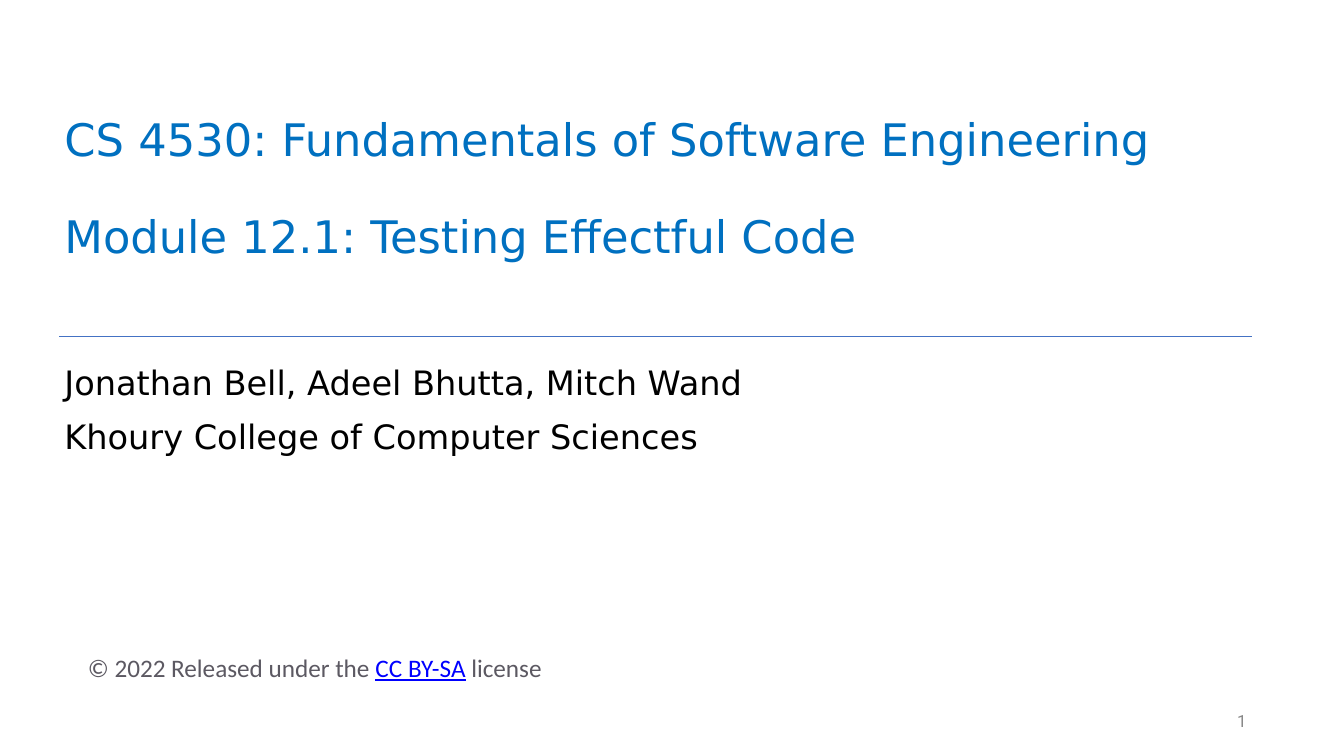
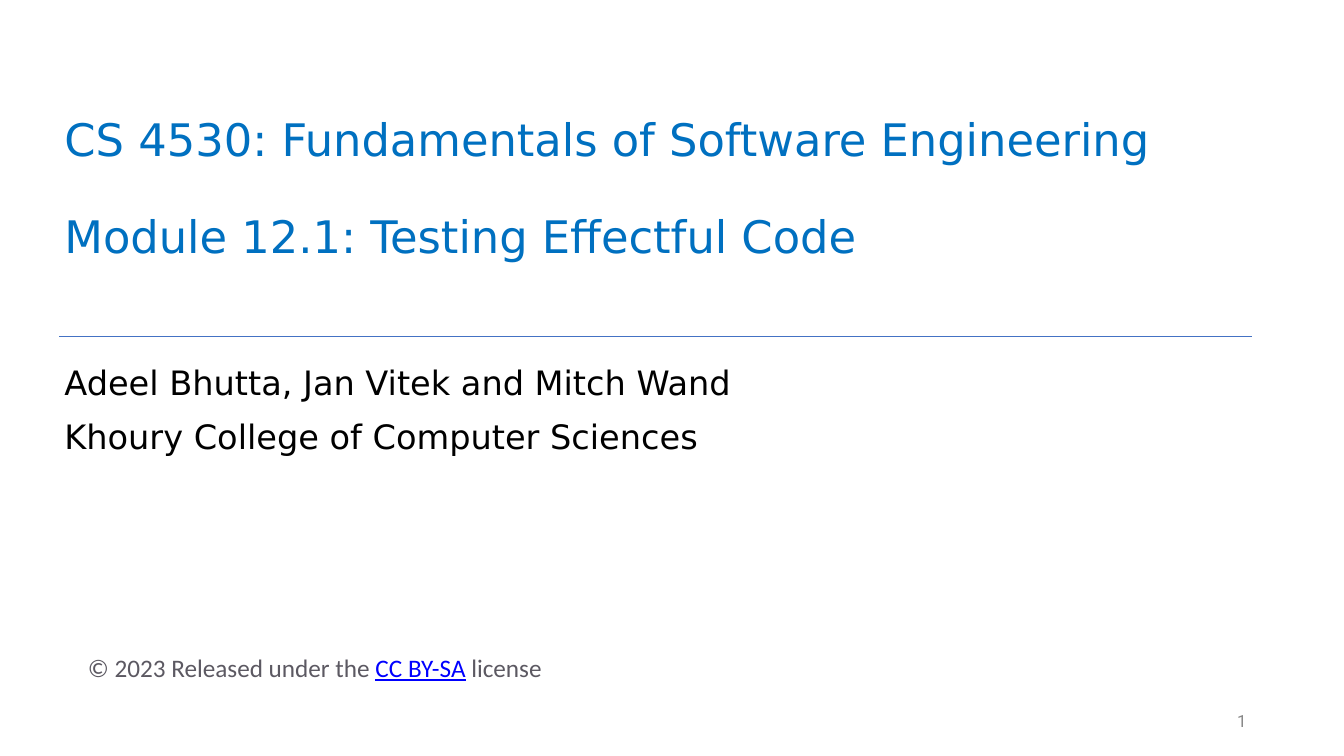
Before and after one commit to neu-se/CS4530-Spring-2023, a slide deck: slide 1 of Slides/Module 12.1 Testing Effectful Code.pptx. Drawn at 1344x756 pixels with LibreOffice and Linux fonts; fonts in the diff are those of the drawing. Boxes give left, top, right and bottom in pixels: in the first picture for what was removed or moved away, otherwise in the second. Text is boxed around its words. In the diff, an @@ line names an element or a change of style, - is before the commit and + after.

```diff
--- a/Slides/Module 12.1 Testing Effectful Code.pptx
+++ b/Slides/Module 12.1 Testing Effectful Code.pptx
@@ subtitle at bbox=[64, 369, 731, 402]: text changed @@
-Jonathan Bell, Adeel Bhutta, Mitch Wand
+Adeel Bhutta, Jan Vitek and Mitch Wand
@@ text at bbox=[115, 659, 541, 681]: text changed @@
-© 2022 Released under the CC BY-SA license
+© 2023 Released under the CC BY-SA license
```
Also in this commit, not shown: 2 other files.
